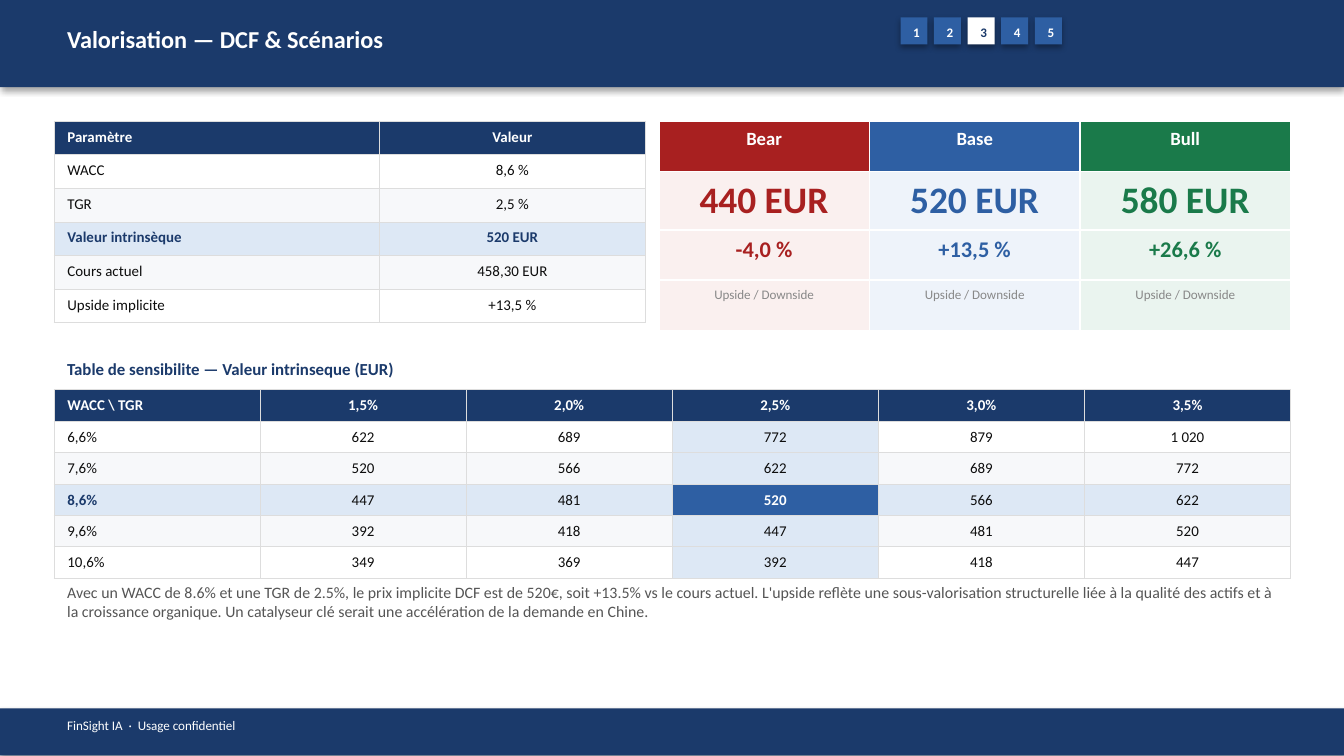
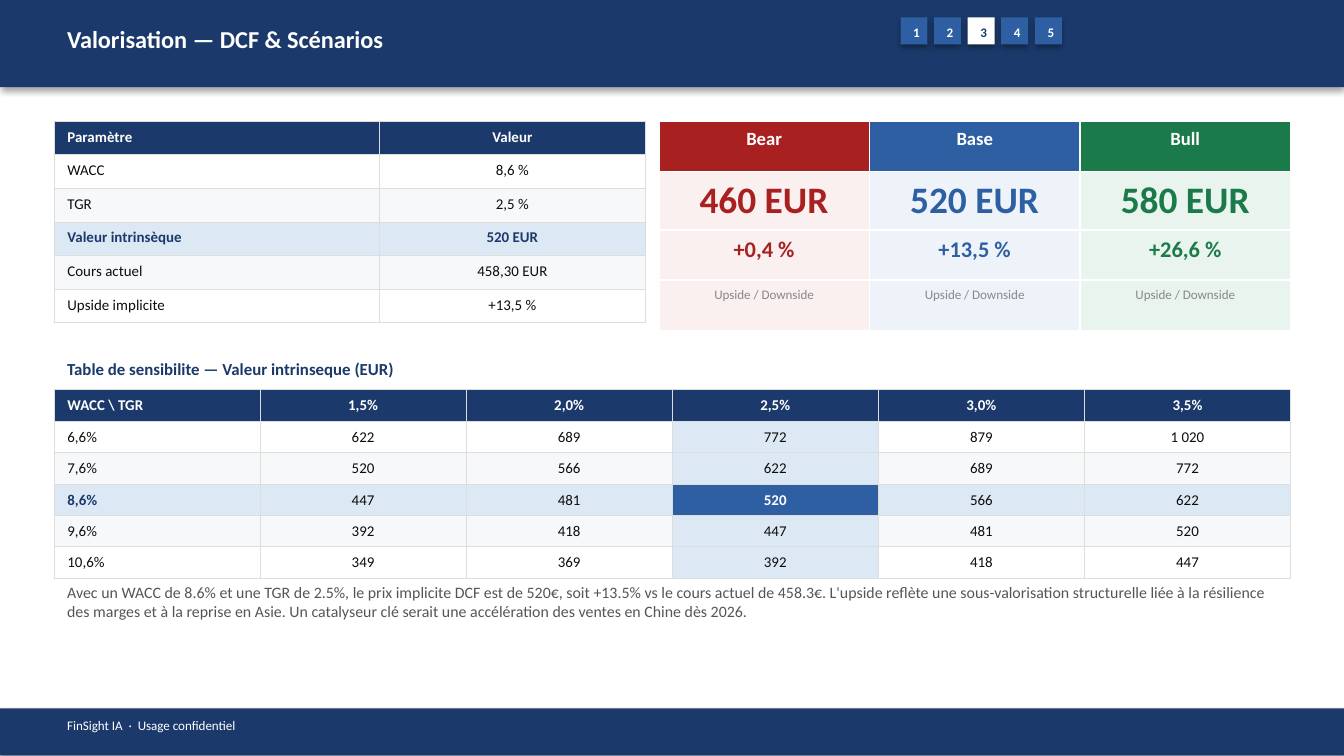
Before and after one commit to baptistejeh07-art/finsight-ia, a slide deck: slide 12 of preview/MC.PA/MC.PA_pitchbook.pptx. Drawn at 1344x756 pixels with LibreOffice and Linux fonts; fonts in the diff are those of the drawing. Boxes give left, top, right and bottom in pixels: in the first picture for what was removed or moved away, otherwise in the second. Text is boxed around its words. In the diff, an @@ line names an element or a change of style, - is before the commit and + after.

```diff
--- a/preview/MC.PA/MC.PA_pitchbook.pptx
+++ b/preview/MC.PA/MC.PA_pitchbook.pptx
@@ table at box(659, 121, 1292, 323) @@
-row 2, column 1: 440 EUR
+row 2, column 1: 460 EUR
-row 3, column 1: -4,0 %
+row 3, column 1: +0,4 %
@@ text at box(67, 587, 1264, 620): text changed @@
-Avec un WACC de 8.6% et une TGR de 2.5%, le prix implicite DCF est de 520€, soit +13.5% vs le cours actuel. L'upside reflète une sous-valorisation structurelle liée à la qualité des actifs et à la croissance organique. Un catalyseur clé serait une accélération de la demande en Chine.
+Avec un WACC de 8.6% et une TGR de 2.5%, le prix implicite DCF est de 520€, soit +13.5% vs le cours actuel de 458.3€. L'upside reflète une sous-valorisation structurelle liée à la résilience des marges et à la reprise en Asie. Un catalyseur clé serait une accélération des ventes en Chine dès 2026.
```
Also in this commit, not shown: 13 other slides changed, 3 other files.
